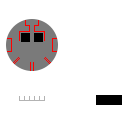
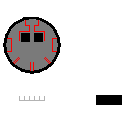
Revision of a layered 128px x 128px image; what changed, layer by layer:
painted on "Layer 2" over [3, 17, 61, 74]
